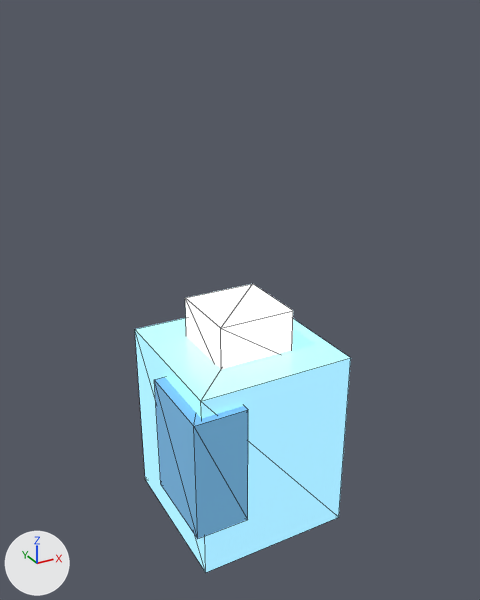
What one commit did to the glTF model assets/models/materials/materials_soul_gem.glb.
One viewpoint serves both versions: a camera (50 mm lens) standing at (-0.252, -0.461, 0.451) and looking at (0.009, 0.013, 0.214). Arrows for +X, +Y and +Z are at lower left; the lights stay in place. The picture after the commit comes second. Mesh edges are drawn as thin lines. Where no turn or scale is listed for an object, it has been applied to the vertices. Vertices at exactly the same position are counted once.

Objects in the first picture: 'gem_body', 'gem_facet_l', 'gem_tip'.
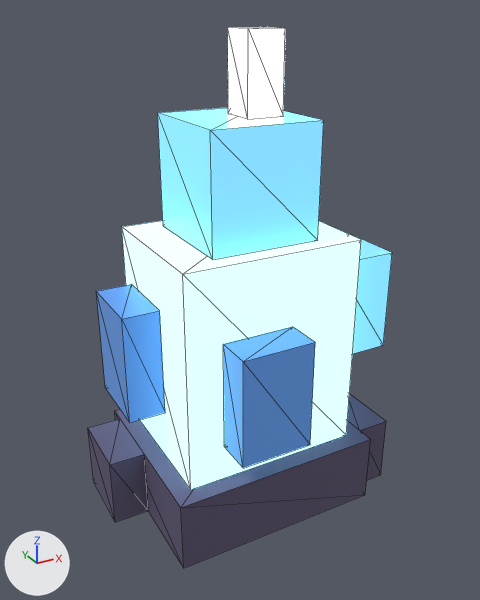
Location of each change, (x1, y1, x2, y2) in pixels of the pictures (480 x 600 px):
'gem_body', recoloured, moved, rescaled (11% wider): before (135, 318, 351, 572); after (122, 221, 361, 490)
'gem_tip', recoloured, reshaped, moved: before (185, 284, 293, 369); after (158, 108, 324, 260)
'socket_base', added: after (115, 409, 371, 568)
'facet_ny', added: after (223, 327, 315, 468)
'gem_facet_l', deleted (blue): before (154, 377, 248, 539)
'facet_nx', added: after (96, 284, 165, 423)
'spit_point', added (pale blue): after (228, 27, 285, 119)
'claw_l', added: after (88, 419, 148, 522)
'facet_x', added (blue): after (349, 234, 392, 354)
'claw_r', added: after (347, 394, 386, 480)

What changed in the scene script:
```text
Change me_立方体:
    remove me_立方体.from_pydata(...)  # 8 vertices, 12 faces; spans x -0.07..0.07, y -0.07..0.07, z -0.086..0.086
    remove me_立方体.materials.append(mat_sg)  # cyan #a0e1f9, glowing cyan #88c0d5
    add me_立方体.from_pydata(...)  # 8 vertices, 12 faces; spans x -0.078..0.078, y -0.062..0.062, z -0.094..0.094
    me_立方体 part 1: the whole mesh is scaled about its middle by (1.11, 0.889, 1.09)
    add me_立方体.materials.append(mat_sg_core)  # cyan #a0edff, glowing cyan #a0edff
Change me_立方体_003:
    remove me_立方体_003.from_pydata(...)  # 8 vertices, 12 faces; spans x -0.0344..0.0344, y -0.0344..0.0344, z -0.0234..0.0234
    remove me_立方体_003.materials.append(mat_sgc)  # pale blue #e7f9ff, glowing pale blue #e7f9ff
    add me_立方体_003.from_pydata(...)  # 8 vertices, 12 faces; spans x -0.0469..0.0469, y -0.0469..0.0469, z -0.0469..0.0469
    me_立方体_003 part 2
    me_立方体_003.vertices[0].co: (-0.0344, -0.0344, -0.0234) -> (-0.0469, -0.0469, -0.0469)  # not seen -> pixel (212, 259)
    me_立方体_003.vertices[1].co: (-0.0344, -0.0344, 0.0234) -> (-0.0469, -0.0469, 0.0469)  # pixel (220, 328) -> pixel (210, 130)
    me_立方体_003.vertices[2].co: (-0.0344, 0.0344, -0.0234) -> (-0.0469, 0.0469, -0.0469)  # not seen -> pixel (163, 226)
    me_立方体_003.vertices[3].co: (-0.0344, 0.0344, 0.0234) -> (-0.0469, 0.0469, 0.0469)  # pixel (185, 297) -> pixel (157, 112)
    me_立方体_003.vertices[4].co: (0.0344, -0.0344, -0.0234) -> (0.0469, -0.0469, -0.0469)  # not seen -> pixel (317, 240)
    me_立方体_003.vertices[5].co: (0.0344, -0.0344, 0.0234) -> (0.0469, -0.0469, 0.0469)  # pixel (293, 310) -> pixel (323, 120)
    me_立方体_003.vertices[6].co: (0.0344, 0.0344, -0.0234) -> (0.0469, 0.0469, -0.0469)
    me_立方体_003.vertices[7].co: (0.0344, 0.0344, 0.0234) -> (0.0469, 0.0469, 0.0469)  # pixel (252, 283) -> not seen
    add me_立方体_003.materials.append(mat_sg_facet)  # blue #76c4f6, glowing blue #70bbeb
Change ob_gem_body:
    ob_gem_body.location: (0.0, 0.0, 0.0938) -> (0.0, 0.0, 0.1875)
Remove ob_gem_facet_l:
    ob_gem_facet_l = bpy.data.objects.new('gem_facet_l', me_立方体_001)
Change ob_gem_tip:
    ob_gem_tip.location: (0.0, 0.0, 0.1937) -> (0.0, 0.0, 0.3281)
Add ob_spit_point:
    ob_spit_point = bpy.data.objects.new('spit_point', me_立方体_007)  # a box spanning x -0.0156..0.0156, y -0.0156..0.0156, z -0.0312..0.0312; in mat_sg_spit (pale blue #e1f9ff, glowing pale blue #e1f9ff)
    ob_spit_point.location = (0.0156, 0.0, 0.4062)
Add ob_socket_base:
    ob_socket_base = bpy.data.objects.new('socket_base', me_立方体_1)  # a box spanning x -0.094..0.094, y -0.078..0.078, z -0.031..0.031; in mat_sg_socket (greyish purple #615976)
    ob_socket_base.location = (0.0, 0.0, 0.0625)
Add ob_facet_x:
    ob_facet_x = bpy.data.objects.new('facet_x', me_立方体_002_1)  # a box spanning x -0.0312..0.0312, y -0.0312..0.0312, z -0.0469..0.0469; in mat_sg_facet (blue #76c4f6, glowing blue #70bbeb)
    ob_facet_x.location = (0.1094, 0.0, 0.2031)
Add ob_facet_ny:
    ob_facet_ny = bpy.data.objects.new('facet_ny', me_立方体_005_1)  # a box spanning x -0.0312..0.0312, y -0.0156..0.0156, z -0.0469..0.0469; in mat_sg_deep (blue #5081c4, glowing dark blue #2f4e7a)
    ob_facet_ny.location = (-0.0156, -0.0781, 0.1719)
Add ob_facet_nx:
    ob_facet_nx = bpy.data.objects.new('facet_nx', me_立方体_003_1)  # a box spanning x -0.0156..0.0156, y -0.0312..0.0312, z -0.0469..0.0469; in mat_sg_deep (blue #5081c4, glowing dark blue #2f4e7a)
    ob_facet_nx.location = (-0.0938, 0.0156, 0.1875)
Add ob_claw_r:
    ob_claw_r = bpy.data.objects.new('claw_r', me_立方体_009)  # a box spanning x -0.0156..0.0156, y -0.0312..0.0312, z -0.0312..0.0312; in mat_sg_socket (greyish purple #615976)
    ob_claw_r.location = (0.1094, -0.0312, 0.0625)
Add ob_claw_l:
    ob_claw_l = bpy.data.objects.new('claw_l', me_立方体_009.copy())
    ob_claw_l.location = (-0.1094, 0.0312, 0.0625)
```
